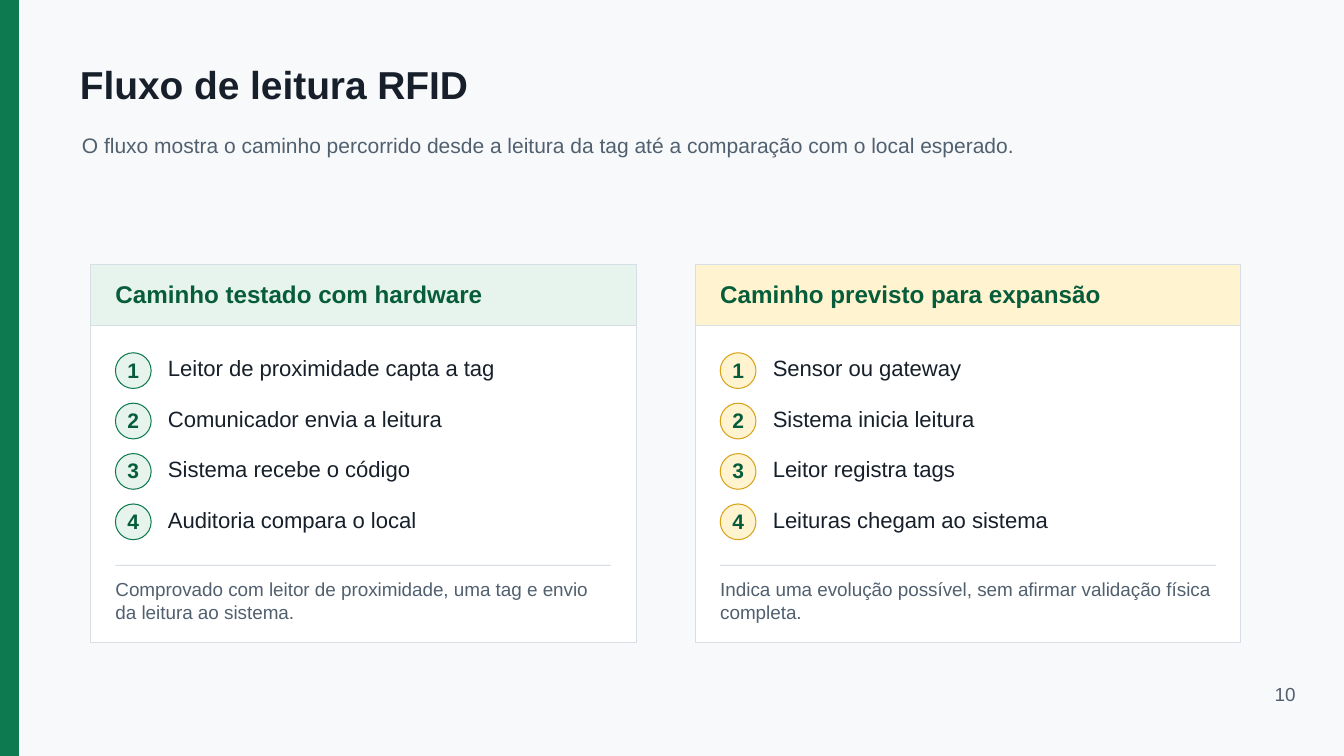
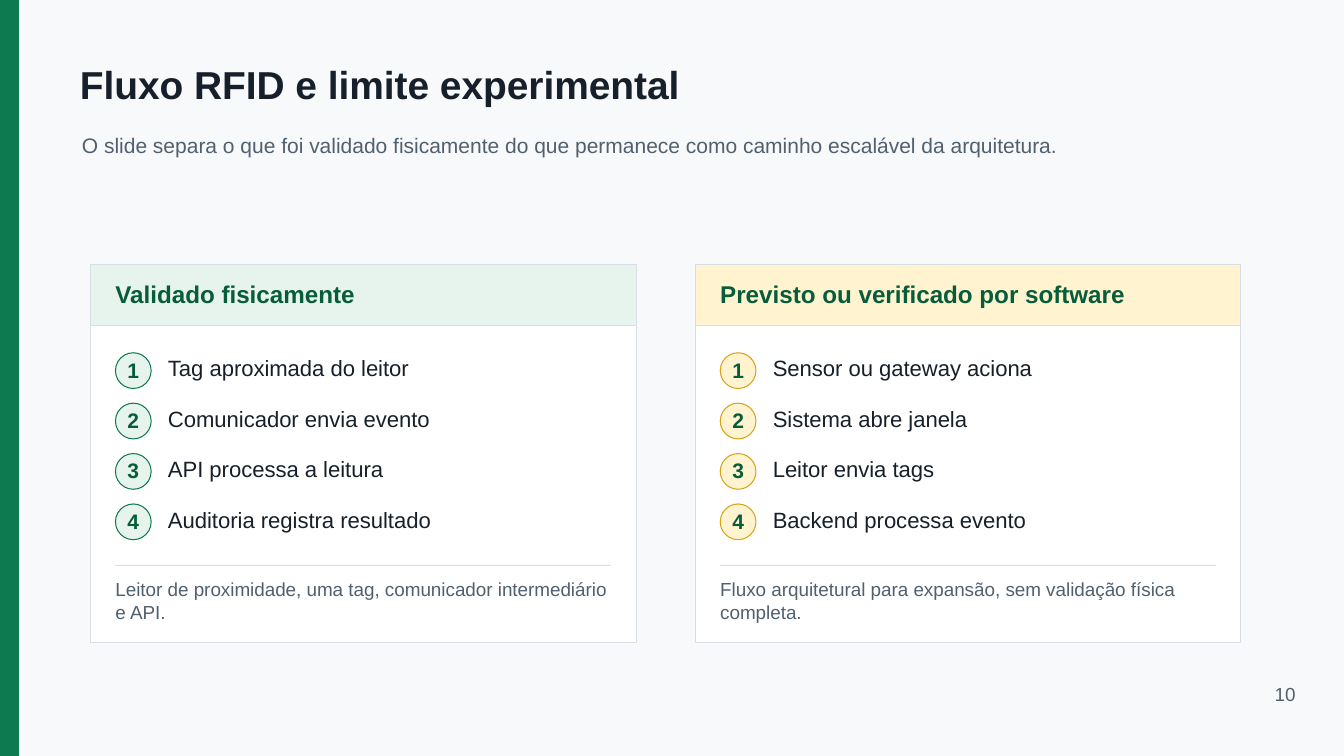
Before and after one commit to EzekLobo/InventoryRFID, a slide deck: slide 10 of docs/tcc/apresentacao-inventoryrfid-15min.pptx. Drawn at 1344x756 pixels with LibreOffice and Linux fonts; fonts in the diff are those of the drawing. Boxes give left, top, right and bottom in pixels: in the first picture for what was removed or moved away, otherwise in the second. Text is boxed around its words. In the diff, an @@ line names an element or a change of style, - is before the commit and + after.

```diff
--- a/docs/tcc/apresentacao-inventoryrfid-15min.pptx
+++ b/docs/tcc/apresentacao-inventoryrfid-15min.pptx
@@ text at bbox=[80, 70, 680, 106]: text changed @@
-Fluxo de leitura RFID
+Fluxo RFID e limite experimental
@@ text at bbox=[82, 137, 1057, 157]: text changed @@
-O fluxo mostra o caminho percorrido desde a leitura da tag até a comparação com o local esperado.
+O slide separa o que foi validado fisicamente do que permanece como caminho escalável da arquitetura.
@@ text at bbox=[115, 285, 355, 304]: text changed @@
-Caminho testado com hardware
+Validado fisicamente
@@ text at bbox=[720, 285, 1124, 308]: text changed @@
-Caminho previsto para expansão
+Previsto ou verificado por software
@@ text at bbox=[168, 360, 409, 381]: text changed @@
-Leitor de proximidade capta a tag
+Tag aproximada do leitor
@@ text at bbox=[773, 360, 1032, 381]: text changed @@
-Sensor ou gateway
+Sensor ou gateway aciona
@@ text at bbox=[168, 411, 430, 428]: text changed @@
-Comunicador envia a leitura
+Comunicador envia evento
@@ text at bbox=[773, 411, 967, 432]: text changed @@
-Sistema inicia leitura
+Sistema abre janela
@@ text at bbox=[168, 461, 383, 482]: text changed @@
-Sistema recebe o código
+API processa a leitura
@@ text at bbox=[773, 461, 935, 482]: text changed @@
-Leitor registra tags
+Leitor envia tags
@@ text at bbox=[168, 512, 431, 533]: text changed @@
-Auditoria compara o local
+Auditoria registra resultado
@@ text at bbox=[773, 512, 1026, 533]: text changed @@
-Leituras chegam ao sistema
+Backend processa evento
@@ text at bbox=[115, 582, 607, 619]: text changed @@
-Comprovado com leitor de proximidade, uma tag e envio da leitura ao sistema.
+Leitor de proximidade, uma tag, comunicador intermediário e API.
@@ text at bbox=[720, 582, 1175, 623]: text changed @@
-Indica uma evolução possível, sem afirmar validação física completa.
+Fluxo arquitetural para expansão, sem validação física completa.
```
Also in this commit, not shown: 13 other slides changed, 4 slides added, 3 slides removed.
